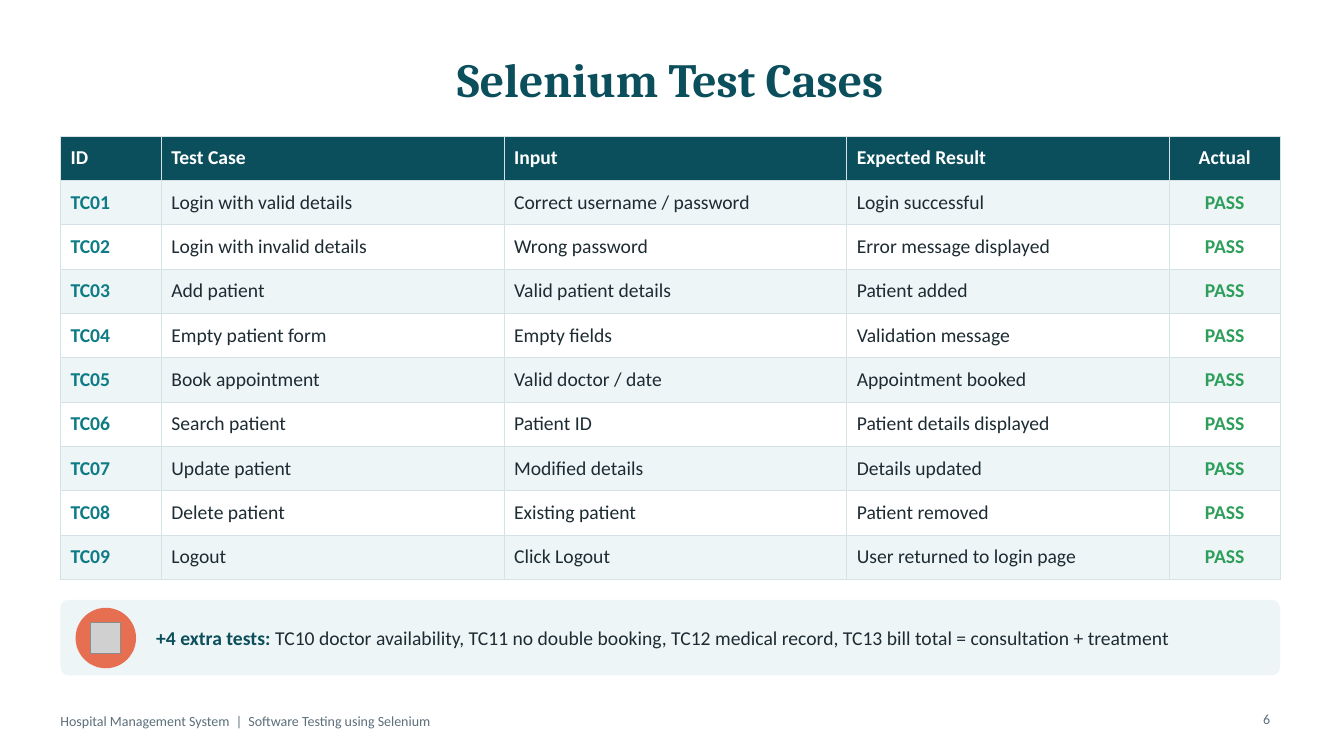
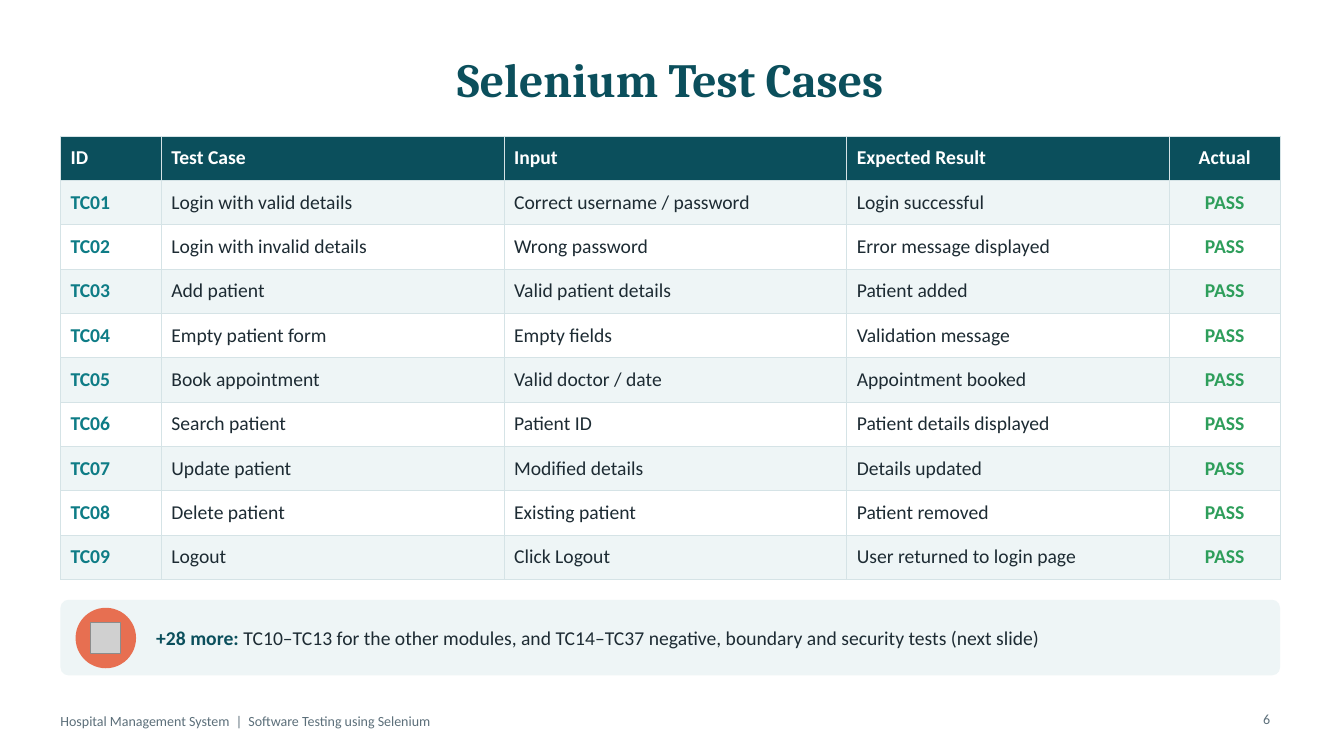
Before and after one commit to kssaichandan/hospital-managment-, a slide deck: slide 6 of presentation/Hospital_Management_System_Selenium_Testing.pptx. Drawn at 1344x756 pixels with LibreOffice and Linux fonts; fonts in the diff are those of the drawing; grey boxes stand for pictures. Boxes give left, top, right and bottom in pixels: in the first picture for what was removed or moved away, otherwise in the second. Text is boxed around its words. In the diff, an @@ line names an element or a change of style, - is before the commit and + after.

```diff
--- a/presentation/Hospital_Management_System_Selenium_Testing.pptx
+++ b/presentation/Hospital_Management_System_Selenium_Testing.pptx
@@ text at [156, 631, 1039, 649]: text changed @@
-+4 extra tests: TC10 doctor availability, TC11 no double booking, TC12 medical record, TC13 bill total = consultation + treatment
++28 more: TC10–TC13 for the other modules, and TC14–TC37 negative, boundary and security tests (next slide)
```
Also in this commit, not shown: 3 other slides changed, 1 slide added, 31 other files.
